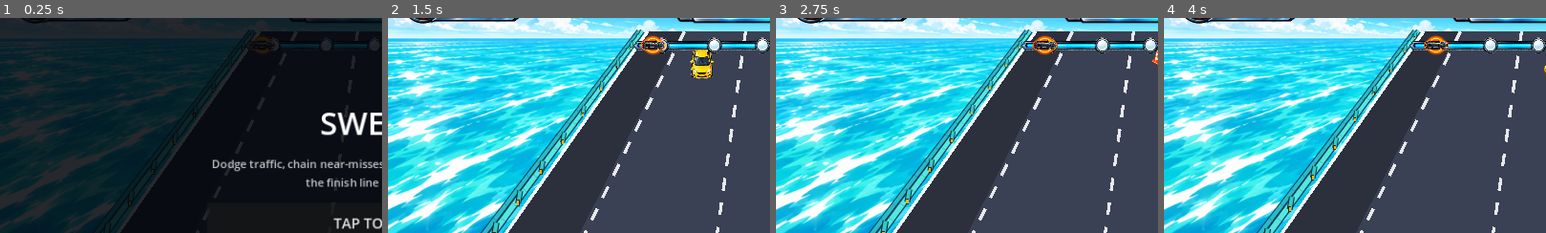
Above: before the commit, frames 1-4 (left to right).
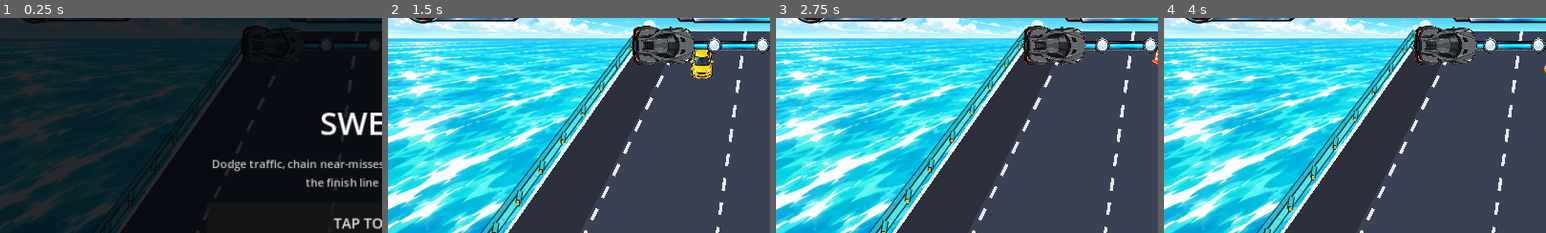
Above: after the commit, the same moments.

Repository: kjs8806/swerve
Game: Godot game, scene res://scenes/Main.tscn
Same seed, same stepped clock (60 frames per second), same inputs: the game is played once before the commit and once after it.
Inputs:
- Up to frame 1 (0.25 s): no input
- Up to frame 2 (1.5 s): click "TAP TO START" at 0.5 s; tap Enter at 1.25, 1.35 s; hold Right from 1.28 s (still down)
- Up to frame 3 (2.75 s): tap Space at 1.52, 2.27 s; release Right at 2.03 s; hold Left from 2.03 s (still down); tap Enter at 2.1 s
- Up to frame 4 (4 s): release Left at 2.78 s; hold Right from 2.78 s (still down); tap Enter at 2.85, 3.6 s; tap Space at 3.77 s
The pictures show only the part of the screen within x 0-50%, y 11-61%; the shares and areas given below are measured in that part.

The runs differ from the first frame. In frame 1, 0.5% of the frame differs, in the area x 63-80%, y 3-22%; in frame 2, 2.3%, in the area x 63-81%, y 3-22%; in frame 3, 2.3%; in frame 4, 2.3%.

Commit message:
Recreate the progress-car icon and swap in the punchier Swerve! take
Regenerated the HUD progress-bar car icon from scratch to get rid of the
baked-in orange glow ring, keeping the rear orange/red taillights and
widening the silhouette so it reads more clearly against the track.
Re-tuned the PlayerMarker box in Main.tscn to match the new art's aspect
ratio and centered it on the progress track tube.

Also swapped the "Swerve!" combo callout to the punchier 1.2s take, and
ignored Godot's per-asset .import cache files, which were never tracked.

Co-Authored-By: Claude Sonnet 5 <noreply@anthropic.com>
Claude-Session: https://claude.ai/code/session_01QqagUjceaYyhY4xqvSyKnT

Diff:
--- a/godot/scenes/Main.tscn
+++ b/godot/scenes/Main.tscn
@@ -103,9 +103,9 @@
 
 [node name="PlayerMarker" type="TextureRect" parent="HUD/Root/ProgressTrack"]
 offset_left = 4.0
-offset_top = 3.0
-offset_right = 58.0
-offset_bottom = 51.0
+offset_top = 2.5
+offset_right = 84.0
+offset_bottom = 51.5
 texture = ExtResource("5_car")
 expand_mode = 1
 stretch_mode = 5
Binary file changed: godot/assets/hud/progress-car-hd.png
Binary file changed: godot/assets/hud/progress-car.png
Not shown, changed: godot/.gitignore
Not shown, changed: godot/assets/audio/combo-voice/callout-10-swerve.wav
